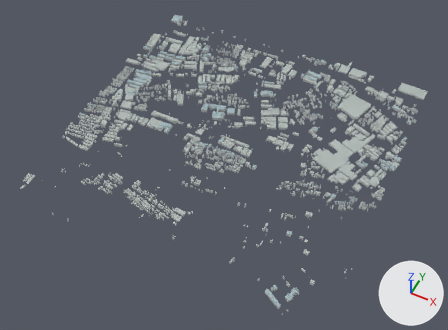
An edit to the glTF model projects/shanghai/assets/city/tiles/14-13710-6692.glb, drawn before and after from the same camera.
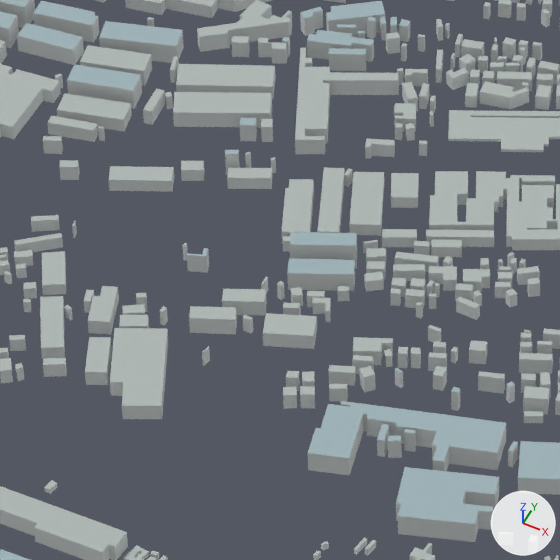
Each version is shown whole from a 50 mm camera at (1248.0, -2615.0, 2989.0) aimed at (3.0, -125.0, -124.0), then close up on the part from 36% to 52% of the width and 16% to 37% of the height. The axes (+X, +Y, +Z) are drawn at lower right. The lights are the same throughout. The first two pictures are the older version. Where no turn or scale is listed for an object, it has been applied to the vertices. Vertices at exactly the same position are counted once.

The older version as bpy lines, for what is in view:
```python
me_mesh_0 = bpy.data.meshes.new('Mesh_0')
me_mesh_0.from_pydata(...)  # 17432 vertices, 27336 faces; spans x 0.0..2142.0, y -2184.0..0.0, z 0.0..32.0
# faces by material slot: [17432, 8448, 1456]
me_mesh_0.materials.append(mat_stone_and_concrete_walls)  # light grey #d3d8d8
me_mesh_0.materials.append(mat_low_rise_rooftops)  # grey #afb8b5
me_mesh_0.materials.append(mat_mid_rise_rooftops)  # grey #a0b5ba
ob_mesh_0 = bpy.data.objects.new('Mesh_0', me_mesh_0)
ob_mesh_0.location = (-1079.5, 1136.2, 0.0)
```
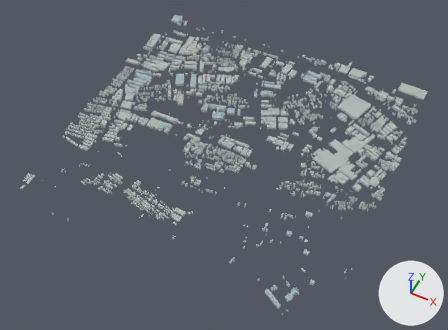
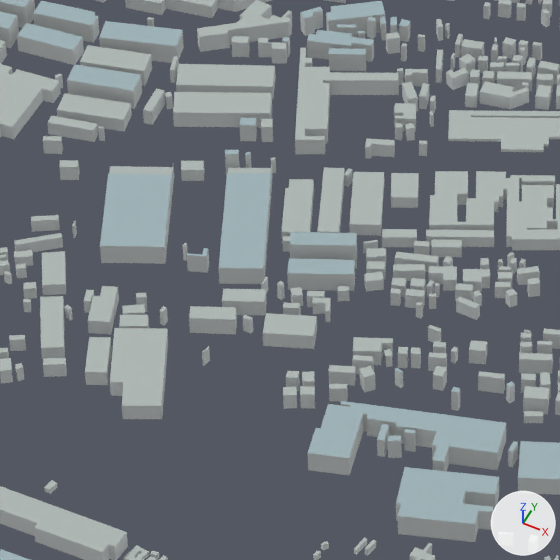
Where the change shows, as pixel boxes (x1, y1, x2, y2) in the close-ups (560 x 560 px):
part 1 of me_mesh_0, added
    after: (100, 166, 272, 284)

Patch to the scene script:
```diff
--- a/projects/shanghai/assets/city/tiles/14-13710-6692.glb.py
+++ b/projects/shanghai/assets/city/tiles/14-13710-6692.glb.py
@@ me_mesh_0 @@
 # used by ob_mesh_0; location = (-1079.5, 1136.2, 0.0)
-me_mesh_0.from_pydata(...)  # 17432 vertices, 27336 faces; spans x 0.0..2142.0, y -2184.0..0.0, z 0.0..32.0
+me_mesh_0.from_pydata(...)  # 17446 vertices, 27368 faces; spans x 0.0..2142.0, y -2184.0..0.0, z 0.0..32.0
+# me_mesh_0 part 1
+# 14 vertices are added at x 428.0..617.0, y -828.0..-655.0, z 0.0..20.0
+# 20 new faces join them, mat_stone_and_concrete_walls (light grey #d3d8d8)
+# 12 new faces join them, mat_mid_rise_rooftops (grey #a0b5ba)
 me_mesh_0.materials.append(mat_stone_and_concrete_walls)
```
